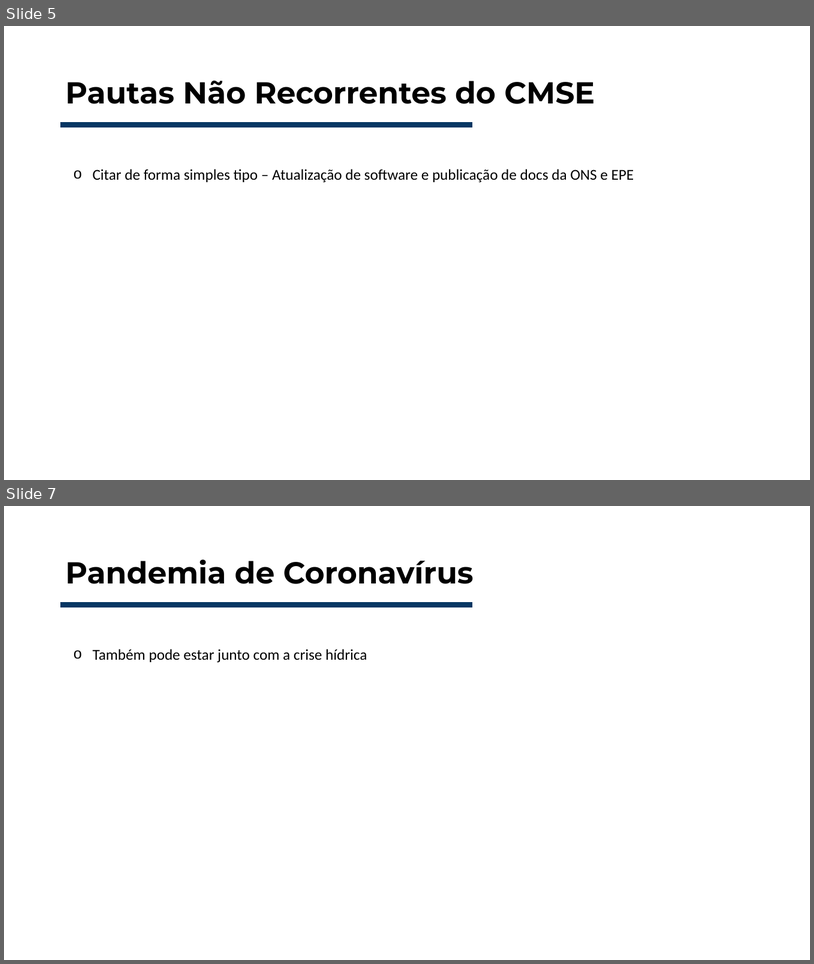
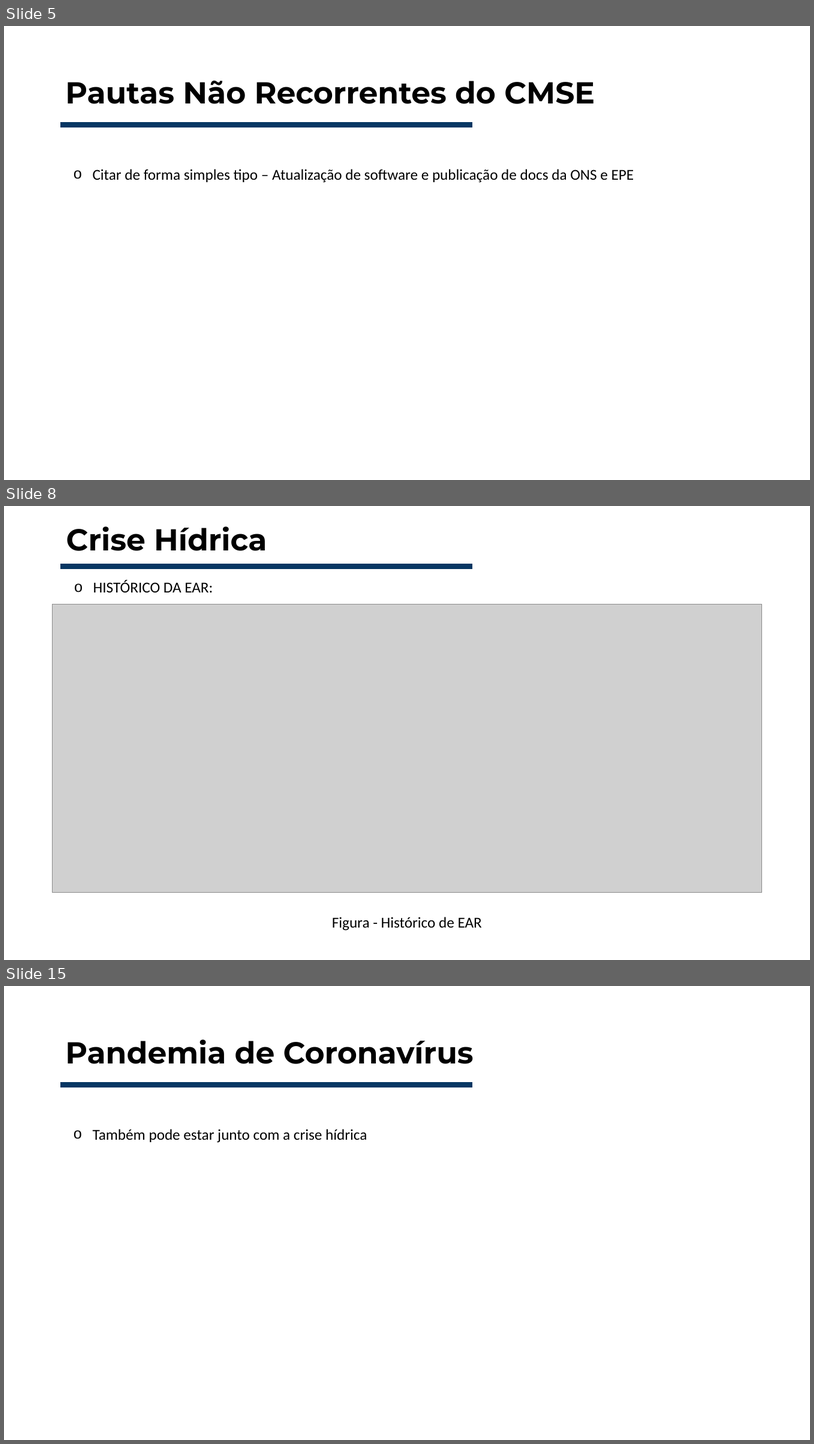
Before and after one commit to Rafa3lAlbuqueruqe/Planejamento_energetico_trabalhos, a slide deck: Seminário 1 - CMSE/Seminário - Comitê de Monitoramento do Sistema Elétrico.pptx. Shown one above the other, each under a label of ours: slides 5 and 7 before the commit, slides 5, 8 and 15 after it; the slides between them are not shown. The pictures are 814x964 and 814x1444 pixels, drawn with LibreOffice and Linux fonts; fonts in the diff are those of the drawing; grey boxes stand for pictures. Boxes give left, top, right and bottom in pixels: in the first picture for what was removed or moved away, otherwise in the second. Text is boxed around its words. In the diff, an @@ line names an element or a change of style, - is before the commit and + after.

Commit message:
Added figures and pages to presentation

```diff
--- a/Seminário 1 - CMSE/Seminário - Comitê de Monitoramento do Sistema Elétrico.pptx
+++ b/Seminário 1 - CMSE/Seminário - Comitê de Monitoramento do Sistema Elétrico.pptx
@@ slide 8 added at box(4, 506, 810, 960), background #FFFFFF @@
@@ title added at box(66, 526, 267, 551), 36 pt, text #000000, bold @@
+Crise Hídrica
@@ line added from (60, 567) to (473, 567), #073763 6 pt @@
@@ text added at box(93, 580, 213, 592), 18 pt, text #000000 @@
+  o HISTÓRICO DA EAR:
@@ picture added at box(53, 604, 762, 892) @@
@@ text added at box(332, 916, 482, 930), 18 pt, text #000000 @@
+Figura - Histórico de EAR
@@ what was slide 7 is now slide 15 @@
```
Also in this commit, not shown: 1 slide changed, 7 other slides added, 13 other files.
